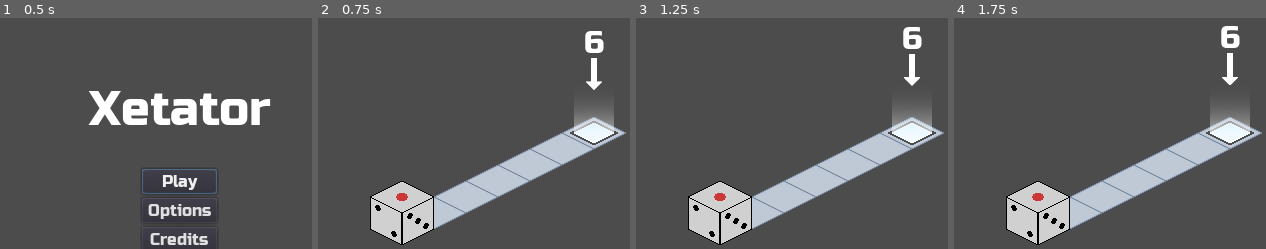
Above: before the commit, frames 1-4 (left to right).
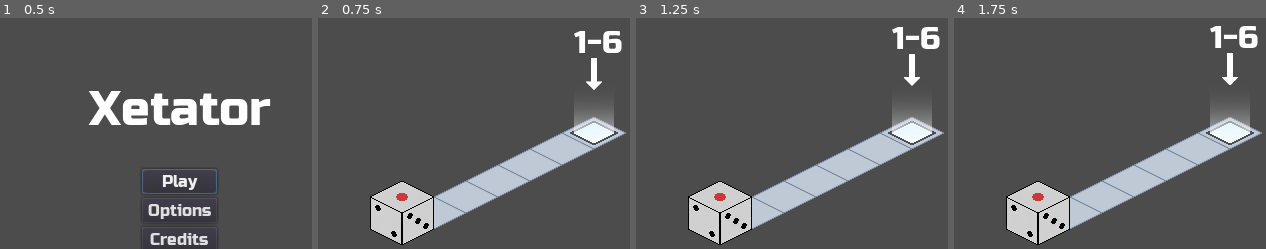
Above: after the commit, the same moments.

Repository: kdreese/gmtk-2022
Game: Godot game, scene res://src/states/Menu.tscn
Two runs of this game, one before a commit and one after it. Both use one fixed random seed, a clock stepped at 60 frames per second and the inputs below.
Inputs:
- Up to frame 1 (0.5 s): no input
- Up to frame 2 (0.75 s): click "Play" at 0.5 s
- Up to frame 3 (1.25 s): no input
- Up to frame 4 (1.75 s): hold D (move_right) from 1.28 s (still down)
The pictures show only the part of the screen within x 21-71%, y 14-64%; the shares and areas given below are measured in that part.

Frame 1 is identical in both runs. In frame 2, 1.1% of the frame differs, in the area x 82-98%, y 5-16%; in frame 3, 1.1%; in frame 4, 1.1%.

Commit message:
Generate indicate text

Diff:
--- a/src/objects/Indicator.gd
+++ b/src/objects/Indicator.gd
@@ -1,22 +1,38 @@
 extends Node2D
 
 
-var starting_position: Vector2
-
 const AMPLITUDE = 5
 const FREQUENCY = 2.0
-var total_time = 0
+
+const INDICATOR_DEFAULT_STRING := "<default>"
+
+export var indicator_string := INDICATOR_DEFAULT_STRING
+
+var total_time := 0.0
+
+onready var starting_position := position
+
 
 # Called when the node enters the scene tree for the first time.
 func _ready() -> void:
-	starting_position = position
 	total_time = -global_position.x / 120.0
-	pass
+	if indicator_string == INDICATOR_DEFAULT_STRING:
+		indicator_string = generate_indicator_string()
+	$CenterContainer/Label.text = indicator_string
+
 
 func _process(delta: float) -> void:
 	position = starting_position + Vector2(0.0, AMPLITUDE)*sin(total_time)
 	total_time += (delta * FREQUENCY)
 
+
 func hide() -> void:
 	$CenterContainer.hide()
 	$Sprite.hide()
+
+
+func generate_indicator_string() -> String:
+	var button = get_parent()
+	if button.minimum_weight == button.maximum_weight:
+		return str(button.minimum_weight)
+	return "%d-%d" % [button.minimum_weight, button.maximum_weight]
